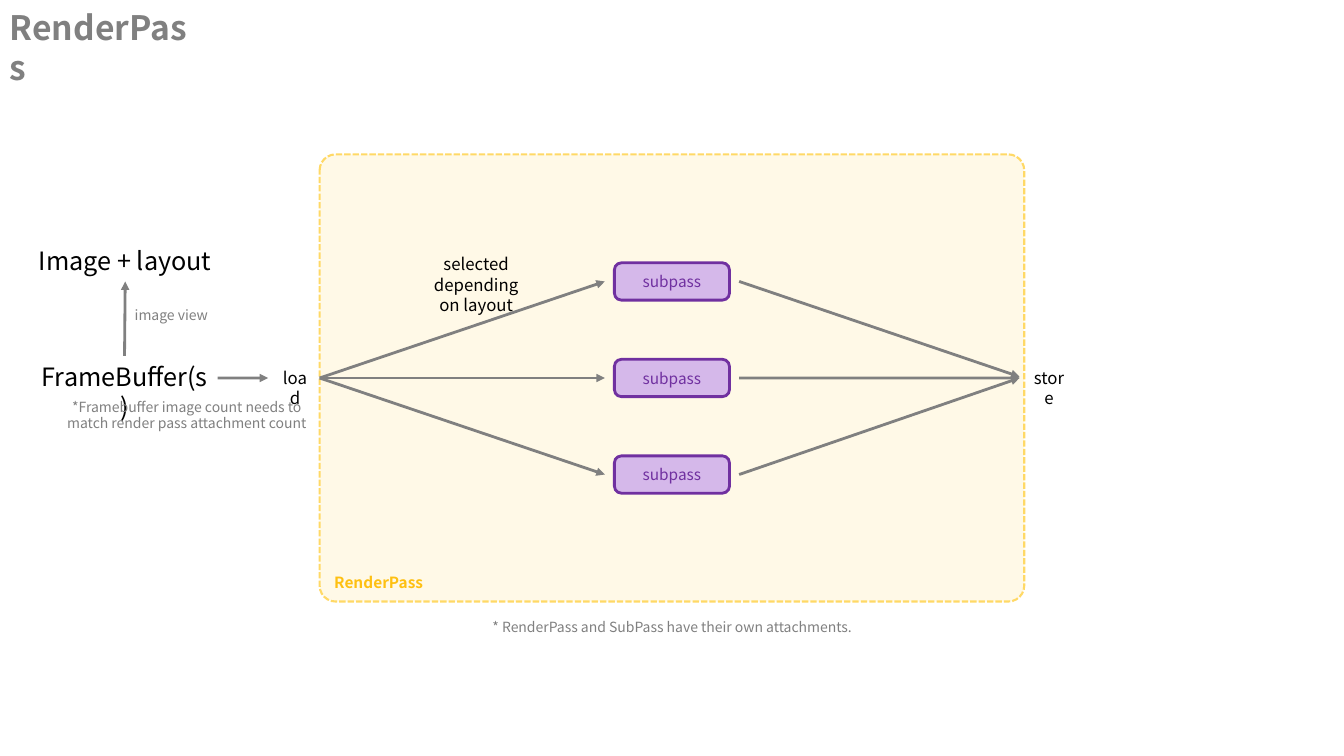
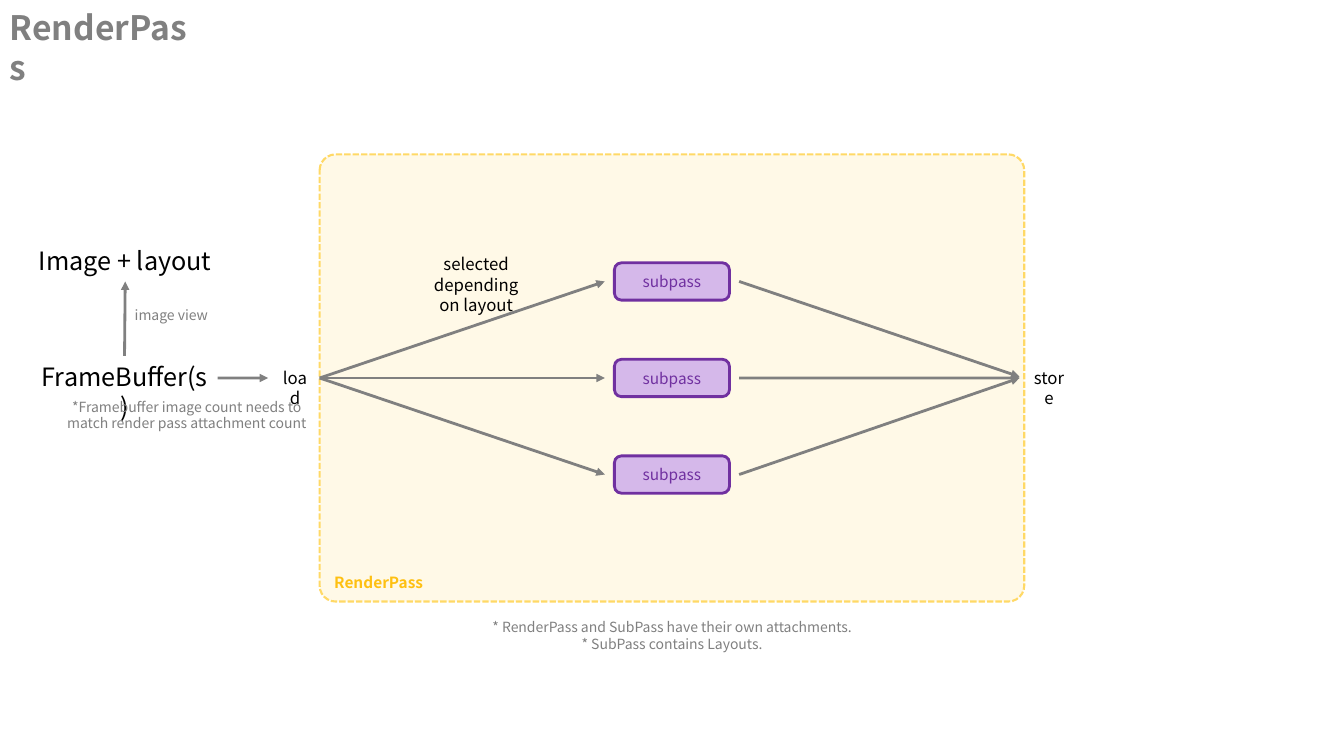
Before and after one commit to CabbageOni/VulcanFramework, a slide deck: slide 4 of vulkan.pptx. Drawn at 1344x756 pixels with LibreOffice and Linux fonts; fonts in the diff are those of the drawing. Boxes give left, top, right and bottom in pixels: in the first picture for what was removed or moved away, otherwise in the second. Text is boxed around its words. In the diff, an @@ line names an element or a change of style, - is before the commit and + after.

```diff
--- a/vulkan.pptx
+++ b/vulkan.pptx
@@ text at <box>591,638,762,652</box>: paragraph added @@
+* SubPass contains Layouts.
```
Also in this commit, not shown: 2 other slides changed, 1 slide removed, 2 other files.
